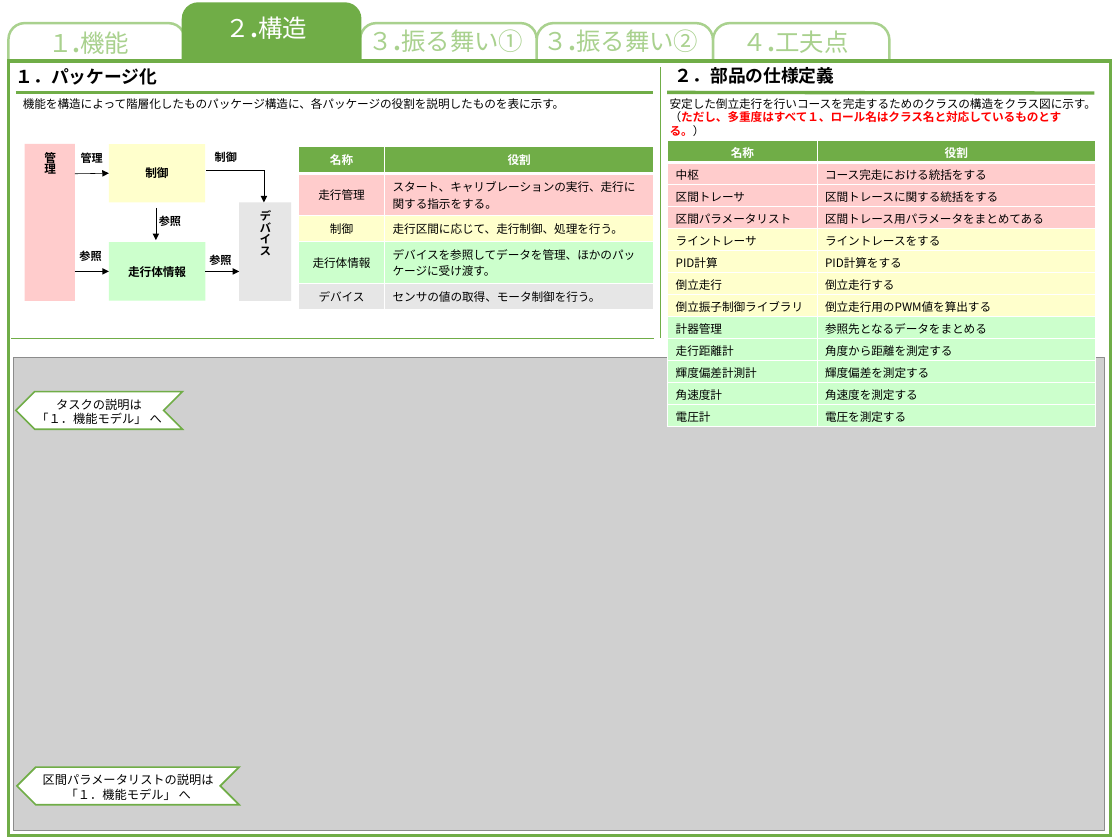
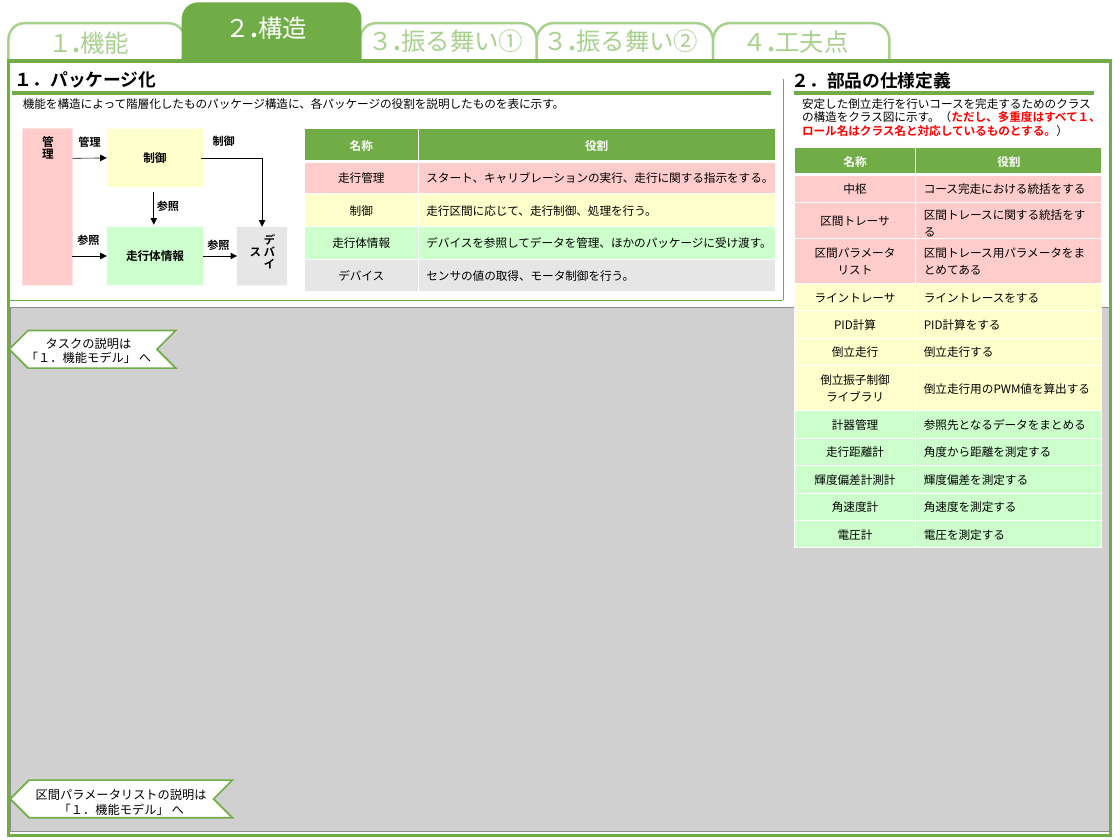
Before and after one commit to akita-lab-2019/model, a slide deck: slide 1 of 完成モデル/構造モデル.pptx. Drawn at 1120x840 pixels with LibreOffice and Linux fonts; fonts in the diff are those of the drawing; grey boxes stand for pictures. Boxes give left, top, right and bottom in pixels: in the first picture for what was removed or moved away, otherwise in the second. Text is boxed around its words. In the diff, an @@ line names an element or a change of style, - is before the commit and + after.

Commit message:
構造作った

```diff
--- a/完成モデル/構造モデル.pptx
+++ b/完成モデル/構造モデル.pptx
@@ text "１．パッケージ化" rewrapped from bbox=[16, 68, 157, 85] to bbox=[15, 71, 156, 92] @@
@@ text "２．部品の仕様定義": place and size @@
-text "２．部品の仕様定義" at bbox=[675, 67, 834, 84]
+text "２．部品の仕様定義" at bbox=[792, 72, 951, 92]
@@ line moved from (661, 67) - (661, 338) to (784, 79) - (784, 300) @@
@@ line moved from (16, 93) - (653, 93) to (12, 93) - (771, 93) @@
@@ text "安定した倒立走行を行いコースを完走するためのクラスの構造をクラス図に示す。（ただし、多重度はすべて１、ロール名はクラス名 ..." rewrapped from bbox=[670, 98, 1096, 136] to bbox=[802, 98, 1101, 136] @@
@@ line moved from (667, 93) - (1094, 93) to (794, 93) - (1094, 93) @@
@@ table: place and size @@
-table at bbox=[298, 146, 654, 310]
+table at bbox=[304, 129, 775, 292]
@@ table at bbox=[794, 147, 1102, 548] @@
-row 4, column 1: 区間パラメータリスト
+row 4, column 1: 区間パラメータ / リスト
-row 8, column 1: 倒立振子制御ライブラリ
+row 8, column 1: 倒立振子制御 / ライブラリ
@@ alignment left to centre @@
@@ table: place and size @@
-table at bbox=[668, 140, 1096, 426]
+table at bbox=[794, 147, 1102, 548]
@@ 4 arrows, 3 texts: place and size @@
-4 arrows, 3 texts at bbox=[74, 149, 239, 271]
+4 arrows, 3 texts at bbox=[73, 134, 237, 256]
@@ elbow arrow moved from (206, 170) - (264, 202) to (201, 159) - (262, 227) @@
@@ 3 rectangles, 2 texts: place and size @@
-3 rectangles, 2 texts at bbox=[25, 144, 231, 301]
+3 rectangles, 2 texts at bbox=[22, 129, 229, 286]
@@ rectangle "デバイス": place and size @@
-rectangle "デバイス" at bbox=[239, 202, 291, 301]
+rectangle "デバイス" at bbox=[237, 227, 287, 286]
@@ line moved from (654, 338) - (11, 338) to (783, 300) - (7, 300) @@
@@ picture: place and size @@
-picture at bbox=[14, 357, 1104, 830]
+picture at bbox=[10, 307, 1110, 831]
@@ text "タスクの説明は": place and size @@
-text "タスクの説明は" at bbox=[36, 398, 162, 424]
+text "タスクの説明は" at bbox=[26, 338, 151, 367]
@@ chevron: place and size @@
-chevron at bbox=[16, 391, 182, 429]
+chevron at bbox=[10, 330, 176, 368]
@@ chevron: place and size @@
-chevron at bbox=[17, 767, 239, 805]
+chevron at bbox=[10, 780, 233, 818]
@@ text "区間パラメータリストの説明は": place and size @@
-text "区間パラメータリストの説明は" at bbox=[43, 774, 214, 800]
+text "区間パラメータリストの説明は" at bbox=[36, 789, 207, 818]
```
Also in this commit, not shown: 6 other files.
